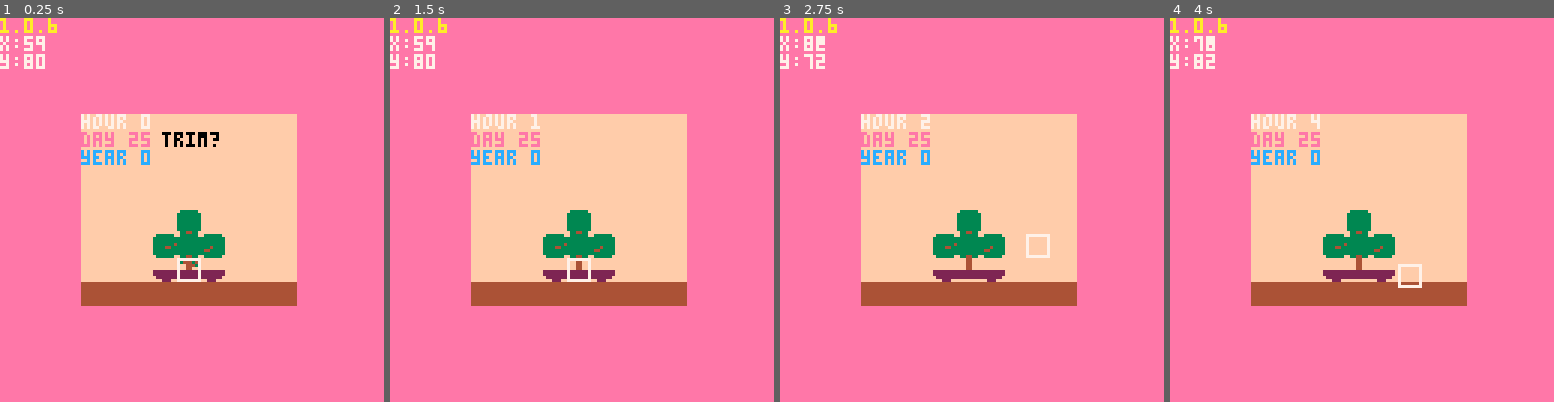
Above: before the commit, frames 1-4 (left to right).
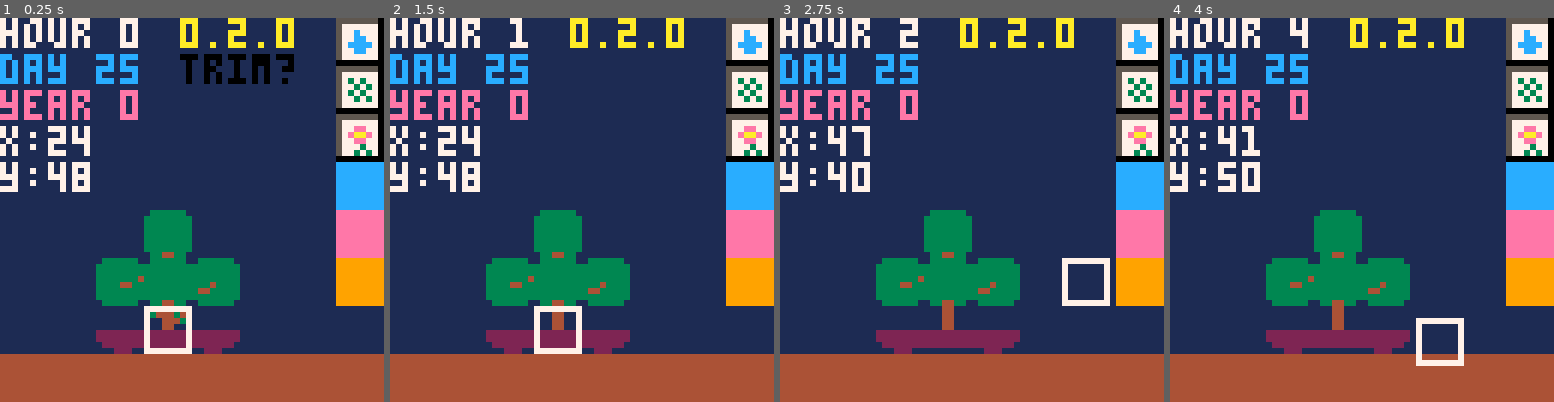
Above: after the commit, the same moments.

Repository: onefinedruid/bit-bonsai
Game: PICO-8 cartridge bitbonsai.p8
Same seed, same stepped clock (60 frames per second), same inputs: the game is played once before the commit and once after it.
Inputs:
- Up to frame 1 (0.25 s): no input
- Up to frame 2 (1.5 s): tap X (X key) at 0.33, 1.07 s
- Up to frame 3 (2.75 s): hold Right 1.6-2.1 s; tap X (X key) at 1.85 s; hold Up 2.15-2.42 s; hold Right from 2.47 s (still down)
- Up to frame 4 (4 s): tap X (X key) at 2.97 s; release Right at 3.03 s; hold Left 3.08-3.58 s; hold Down 3.63-3.97 s

The runs differ from the first frame. In frame 1, 96% of the frame differs, in the area x 0-100%, y 0-100%; in frame 2, 96%; in frame 3, 96%; in frame 4, 96%.

Commit message:
v0.2.0
- zoom screen / remove border
- 25 is last growth year

Diff:
--- a/bitbonsai.p8
+++ b/bitbonsai.p8
@@ -3,16 +3,17 @@
 __lua__
 --init
 function init()
-version="1.0.6"
+poke(0x5f2c,3)
+version="0.2.0"
 sec=stat(95)
 nsec=0
 hour=0
 day=25
 year=0
 date=""
-mapx=17
-rootx=59
-rooty=80
+mapx=0
+rootx=24
+rooty=48
 selx=rootx
 sely=rooty
 flag1,flag2,flag3,flag4,flag5=
@@ -23,9 +24,7 @@
 llbranch=11
 lrbranch=13
 
-
-
-cls(14)
+pal(15,1)
 --eof
 end
 init()
@@ -33,28 +32,34 @@
 --draw
 function _draw()
 
-		function drawmap()
-				map(mapx,0,3,8,128,128,1)
-				print("hour "..tostr(hour),27,32,7)
-				print("day " ..tostr(day),27,38,14)
-				print("year " ..tostr(year),27,44,12)
-		end
-		drawmap()
-		palt(6,true)
-
-		function trimtext()
-		  print("trim?",54,38,0)
-		end
+
+--map
+function drawmap()
+		map(mapx,0,0,0,64,64,1)
+		print("hour "..tostr(hour),0,0,7)
+		print("day " ..tostr(day),0,6,12)
+		print("year " ..tostr(year),0,12,14)
+end
+
+function trimtext()
+		print("trim?",30,6,0)
+end
+
+palt(6,true)
+drawmap()
 
 --version
-print(version,0,0,10)
+print(version,30,0,10)
 
 --debug
-print("x:"..tostr(selx), 0,6,7)
-print("y:"..tostr(sely), 0,12,7)
-
--- seasons
-  if day==92 then
+print("x:"..tostr(selx),0,18,7)
+print("y:"..tostr(sely),0,24,7)
+
+
+--seasons
+--pal(15,12)
+
+  --[[if day==92 then
     cls(12)
     drawmap()
     end
@@ -74,7 +79,7 @@
 		if day>181 and day<273 then --273
 		  mapx=51 end
 		if day>273 then
-		  mapx=68 end
+		  mapx=68 end]]
 
 
 --tree growth
@@ -167,18 +172,18 @@
 
 --cursor
 spr(17,selx,sely)
-if selx<27 then selx=27
-		elseif sely<32  then sely=32
+if selx<0 then selx=0
+		elseif sely<0  then sely=0
 		end
-if selx>91 then selx=91
-		elseif sely>88 then sely=88
+if selx>56 then selx=56
+		elseif sely>56 then sely=56
 		end
-if selx==27 and sely<32 then
-  sely=32
+if selx==0 and sely<1 then
+  sely=0
   end
-if selx==91 and sely>88 then
-  sely=88
-  end
+if selx>=64 and sely>56 then
+ sely=56
+ end
 
 
 --debug
@@ -388,17 +393,17 @@
 0101010303030404040404040404000001800100000004040404040404040000010101000000000000040404040400000100010000000000000000000000000000000000000000000000000000000000000000000000000000000000000000000000000000000000000000000000000000000000000000000000000000000000
 0000000000000000000000000000000000000000000000000000000000000000000000000000000000000000000000000000000000000000000000000000000000000000000000000000000000000000000000000000000000000000000000000000000000000000000000000000000000000000000000000000000000000000
 __map__
-0101010101010101010000000000002020202020202020202020202020202020201010101010101010101010101010101010303030303030303030303030303030303021212121212121212121212121212121210000000000000000000000000000000000000000000000000000000000000000000000010101010101010101
-0101010101010101010000000000002020202020202020202020202020202020201010101010101010101010101010101010303030303030303030303030303030303021212121212121212121212121212121210000000000000000000000000000000000000000000000000000000000000000000000010101010101010101
-0101010101010101010000000000002020202020202020202020202020202020201010101010101010101010101010101010303030303030303030303030303030303021212121212121212121212121212121210000000000000000000000000000000000000000000000000000000000000000000000010101010101010101
-0101010101010101010000000000002020202020010101010101010101202020201010101001010101010101010110101010303030300101010101010101013030303021212121010101010101010101212121210000000000000000000000000000000000000000000000000000000000000000000000010101010101010101
-010101010c010101010000000000002020202020010101010101010101202020201010101001010101010101010110101010303030300101010101010101013030303021212121010101010101010101212121210000000000000000000000000000000000000000000000000000000000000000000000000000000000000000
-01010118091a0101010000000000002020202020010101010101010101202020201010101001010101010101010110101010303030300101010101010101013030303021212121010101010101010101212121210000000000000000000000000000000000000000000000000000000000000000000000000000000000000000
-0101010306050101010000000000002020202020010101010101010101202020201010101001010101010101010110101010303030300101010101010101013030303021212121010101010101010101212121210000000000000000000000000000000000000000000000000000000000000000000000000000000000000000
-0202020202020202020000000000002020202020010101010101010101202020201010101001010101010101010110101010303030300101010101010101013030303021212121010101010101010101212121210000000000000000000000000000000000000000000000000000000000000000000000000000000000000000
-0000000000000000000000000000002020202020010101010101010101202020201010101001010101010101010110101010303030300101010101010101013030303021212121010101010101010101212121210000000000000000000000000000000000000000000000000000000000000000000000000000000000000000
-0000000000000000000000000000002020202020010101030405010101202020201010101001010103040501010110101010303030300101010304050101013030303021212121010101030405010101212121210000000000000000000000000000000000000000000000000000000000000000000000000000000000000000
-0000000000000000000000000000002020202020020202020202020202202020201010101002020202020202020210101010303030300202020202020202023030303021212121020202020202020202212121210000000000000000000000000000000000000000000000000000000000000000000000000000000000000000
-0000000000000000000000000000002020202020202020202020202020202020201010101010101010101010101010101010303030303030303030303030303030303021212121212121212121212121212121210000000000000000000000000000000000000000000000000000000000000000000000000000000000000000
-0000000000000000000000000000002020202020202020202020202020202020201010101010101010101010101010101010303030303030303030303030303030303021212121212121212121212121212121210000000000000000000000000000000000000000000000000000000000000000000000000000000000000000
-0000000000000000000000000000002020202020202020202020202020202020201010101010101010101010101010101010303030303030303030303030303030303021212121212121212121212121212121210000000000000000000000000000000000000000000000000000000000000000000000000000000000000000
+0101010101010112000000000000000000002020202020202020202020202020201010101010101010101010101010101010303030303030303030303030303030303021212121212121212121212121212121210000000000000000000000000000000000000000000000000000000000000000000000010101010101010101
+0101010101010122000000000000000000002020202020202020202020202020201010101010101010101010101010101010303030303030303030303030303030303021212121212121212121212121212121210000000000000000000000000000000000000000000000000000000000000000000000010101010101010101
+0101010101010132000000000000000000002020202020202020202020202020201010101010101010101010101010101010303030303030303030303030303030303021212121212121212121212121212121210000000000000000000000000000000000000000000000000000000000000000000000010101010101010101
+0101010101010110000000000000000000002020010101010101010101202020201010101001010101010101010110101010303030300101010101010101013030303021212121010101010101010101212121210000000000000000000000000000000000000000000000000000000000000000000000010101010101010101
+0101010101010120000000000000000000002020010101010101010101202020201010101001010101010101010110101010303030300101010101010101013030303021212121010101010101010101212121210000000000000000000000000000000000000000000000000000000000000000000000000000000000000000
+0101010101010130000000000000000000002020010101010101010101202020201010101001010101010101010110101010303030300101010101010101013030303021212121010101010101010101212121210000000000000000000000000000000000000000000000000000000000000000000000000000000000000000
+0101030405010101000000000000000000002020010101010101010101202020201010101001010101010101010110101010303030300101010101010101013030303021212121010101010101010101212121210000000000000000000000000000000000000000000000000000000000000000000000000000000000000000
+0202020202020202000000000000000000002020010101010101010101202020201010101001010101010101010110101010303030300101010101010101013030303021212121010101010101010101212121210000000000000000000000000000000000000000000000000000000000000000000000000000000000000000
+0000000000000000000000000000000000002020010101010101010101202020201010101001010101010101010110101010303030300101010101010101013030303021212121010101010101010101212121210000000000000000000000000000000000000000000000000000000000000000000000000000000000000000
+0000000000000000000000000000000000002020010101030405010101202020201010101001010103040501010110101010303030300101010304050101013030303021212121010101030405010101212121210000000000000000000000000000000000000000000000000000000000000000000000000000000000000000
+0000000000000000000000000000000000002020020202020202020202202020201010101002020202020202020210101010303030300202020202020202023030303021212121020202020202020202212121210000000000000000000000000000000000000000000000000000000000000000000000000000000000000000
+0000000000000000000000000000000000002020202020202020202020202020201010101010101010101010101010101010303030303030303030303030303030303021212121212121212121212121212121210000000000000000000000000000000000000000000000000000000000000000000000000000000000000000
+0000000000000000000000000000000000002020202020202020202020202020201010101010101010101010101010101010303030303030303030303030303030303021212121212121212121212121212121210000000000000000000000000000000000000000000000000000000000000000000000000000000000000000
+0000000000000000000000000000000000002020202020202020202020202020201010101010101010101010101010101010303030303030303030303030303030303021212121212121212121212121212121210000000000000000000000000000000000000000000000000000000000000000000000000000000000000000
